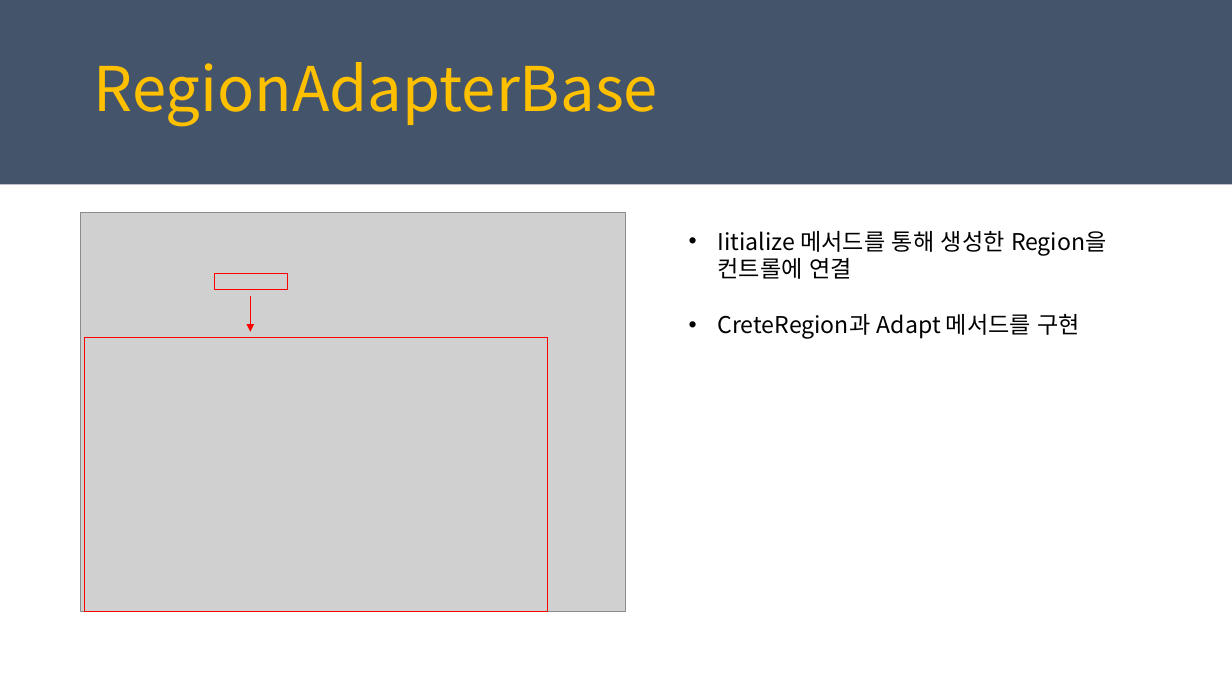
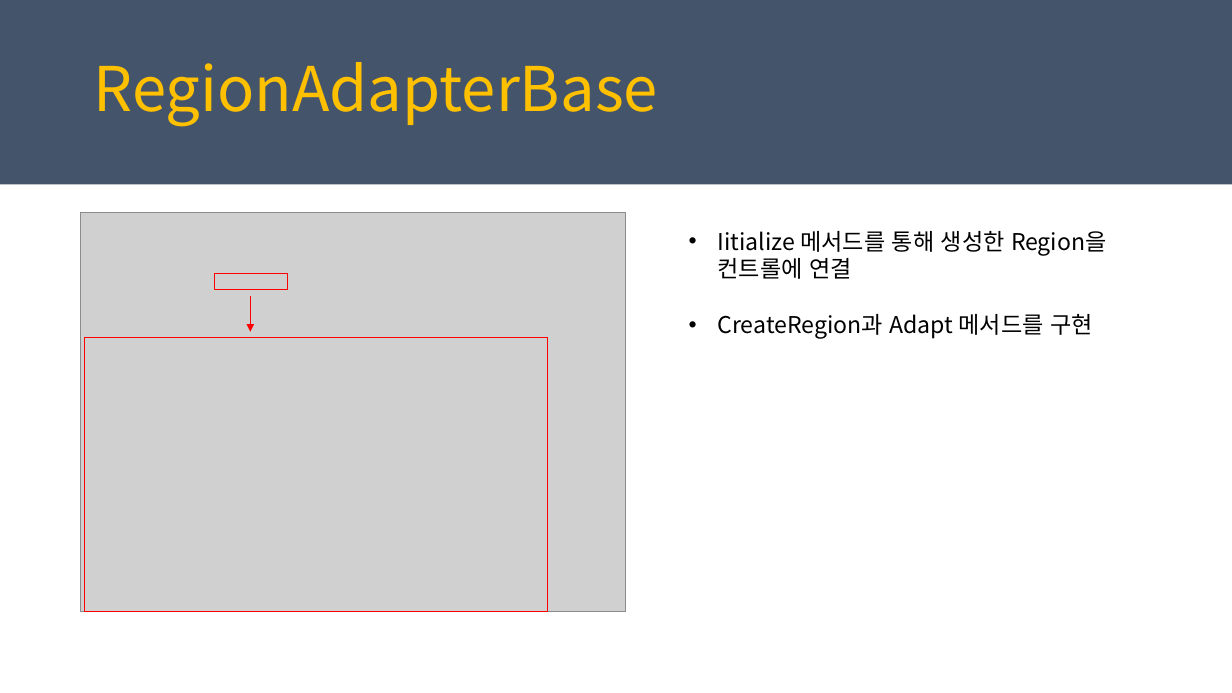
Before and after one commit to juniair/Summary-PPT, a slide deck: slide 16 of PRISM_Region에 View붙히기.pptx. Drawn at 1232x693 pixels with LibreOffice and Linux fonts; fonts in the diff are those of the drawing; grey boxes stand for pictures. Boxes give left, top, right and bottom in pixels: in the first picture for what was removed or moved away, otherwise in the second. Text is boxed around its words. In the diff, an @@ line names an element or a change of style, - is before the commit and + after.

```diff
--- a/PRISM_Region에 View붙히기.pptx
+++ b/PRISM_Region에 View붙히기.pptx
@@ text at box(718, 314, 1093, 339): text changed @@
-• CreteRegion과 Adapt 메서드를 구현
+• CreateRegion과 Adapt 메서드를 구현
```
Also in this commit, not shown: 3 other slides changed, 1 other file.
